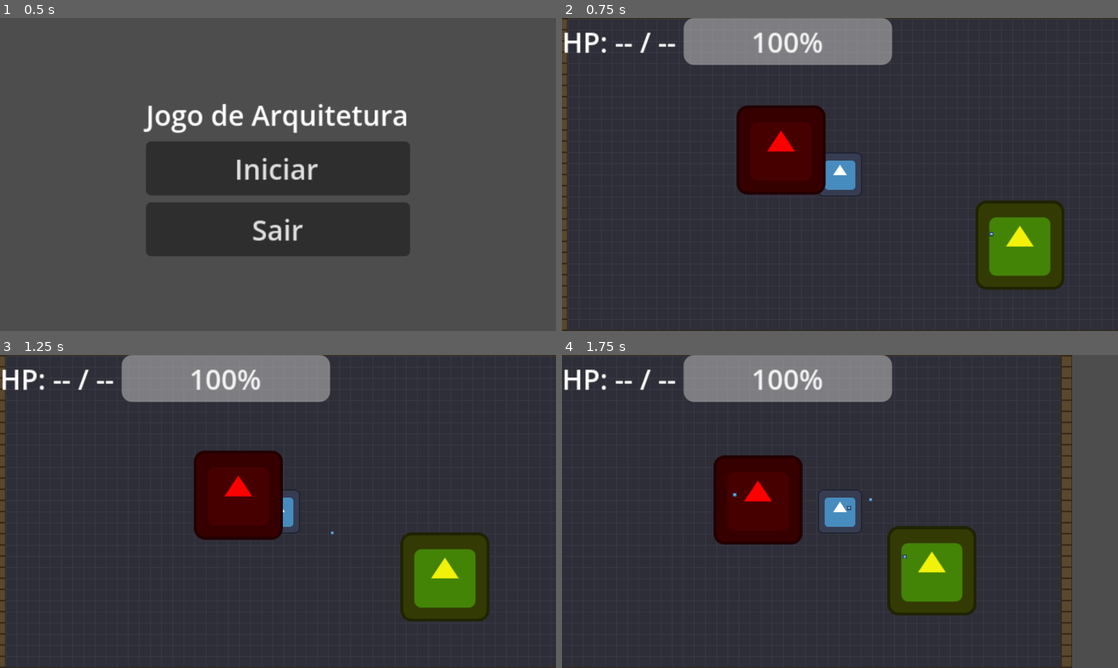
Above: before the commit, frames 1-4 (two rows, left to right).
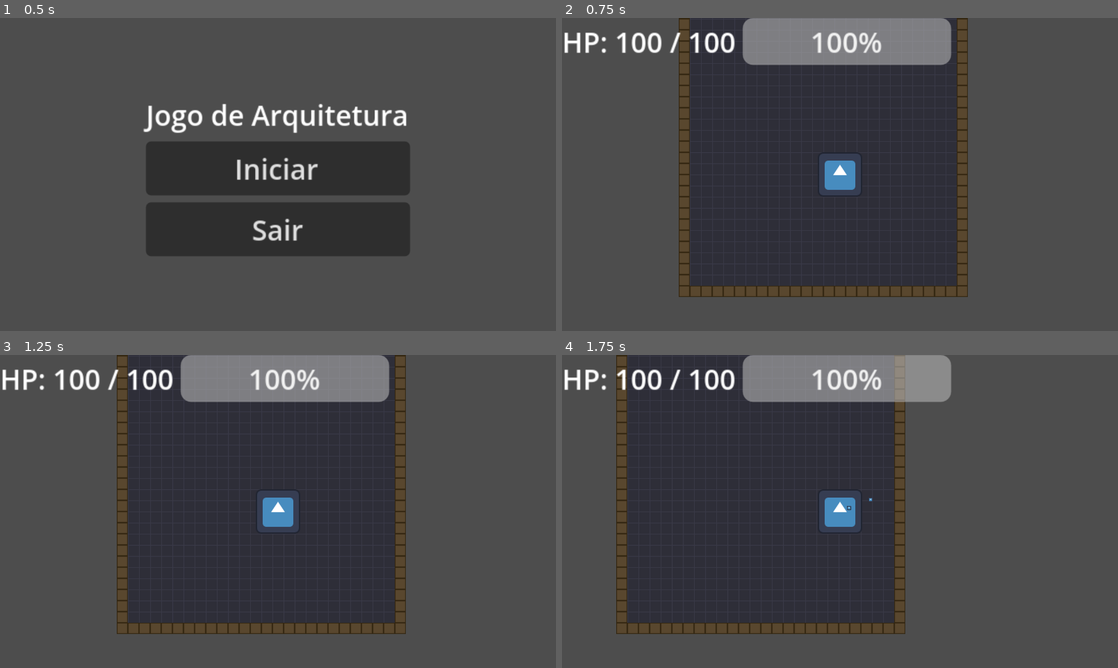
Above: after the commit, the same moments.

Repository: UnBArqDsw2026-1-Turma02/2026.1-T02_G1_MadDev_Entrega_03
Game: Godot game, scene res://scenes/ui/main_menu.tscn
Two runs of this game, one before a commit and one after it. Both use one fixed random seed, a clock stepped at 60 frames per second and the inputs below. The engine's default icon, where the game draws it, is replaced by a stand-in: a white triangle on a blue panel in a dark square.
Inputs (mouse positions are in pixels of both pictures, inside the frame that each line leads up to):
- Up to frame 1 (0.5 s): no input
- Up to frame 2 (0.75 s): click "Iniciar" at 0.5 s
- Up to frame 3 (1.25 s): no input
- Up to frame 4 (1.75 s): tap Enter at 1.25 s; move the mouse to (962, 495) at 1.27 s; press the mouse at (962, 495) at 1.28 s; hold D (move_right) from 1.28 s (still down)

Frame 1 is identical in both runs. In frame 2, 61% of the frame differs, in the area x 0-100%, y 0-100%; in frame 3, 61%; in frame 4, 53%.

Commit message:
update no core do jogo, polimento de scripts e cenas

Diff:
--- a/jogo/scenes/enemies/enemy.tscn
+++ b/jogo/scenes/enemies/enemy.tscn
@@ -4,7 +4,7 @@
 [ext_resource type="Texture2D" uid="uid://bh6qb37fqp2vc" path="res://icon.svg" id="2_8e3ao"]
 
 [sub_resource type="CircleShape2D" id="Shape_enemy"]
-radius = 61.294373
+radius = 8.0
 
 [node name="Enemy" type="CharacterBody2D" unique_id=647062463]
 collision_layer = 4
@@ -13,6 +13,7 @@
 
 [node name="Sprite2D" type="Sprite2D" parent="." unique_id=1305642612]
 modulate = Color(1, 0, 0, 1)
+scale = Vector2(0.125, 0.125)
 texture = ExtResource("2_8e3ao")
 
 [node name="CollisionShape2D" type="CollisionShape2D" parent="." unique_id=2041665084]
--- a/jogo/scenes/enemies/enemy_melee.tscn
+++ b/jogo/scenes/enemies/enemy_melee.tscn
@@ -13,6 +13,7 @@
 
 [node name="Sprite2D" type="Sprite2D" parent="." unique_id=1305642612]
 modulate = Color(1, 0, 0, 1)
+scale = Vector2(0.125, 0.125)
 texture = ExtResource("2_g4syg")
 
 [node name="CollisionShape2D" type="CollisionShape2D" parent="." unique_id=2041665084]
--- a/jogo/scenes/enemies/enemy_ranged.tscn
+++ b/jogo/scenes/enemies/enemy_ranged.tscn
@@ -4,7 +4,7 @@
 [ext_resource type="Texture2D" uid="uid://bh6qb37fqp2vc" path="res://icon.svg" id="2_y38ht"]
 
 [sub_resource type="CircleShape2D" id="Shape_enemy"]
-radius = 60.827625
+radius = 8.0
 
 [node name="Enemy" type="CharacterBody2D" unique_id=647062463]
 collision_layer = 4
@@ -16,6 +16,7 @@
 
 [node name="Sprite2D" type="Sprite2D" parent="." unique_id=1305642612]
 modulate = Color(0.9433594, 0.9433594, 0.038692474, 1)
+scale = Vector2(0.125, 0.125)
 texture = ExtResource("2_y38ht")
 
 [node name="CollisionShape2D" type="CollisionShape2D" parent="." unique_id=2041665084]
--- a/jogo/scenes/projectiles/projectile.tscn
+++ b/jogo/scenes/projectiles/projectile.tscn
@@ -8,7 +8,7 @@
 
 [node name="Projectile" type="Area2D" unique_id=1616949144]
 collision_layer = 8
-collision_mask = 6
+collision_mask = 7
 script = ExtResource("1_script")
 
 [node name="Sprite2D" type="Sprite2D" parent="." unique_id=2113159332]
--- /dev/null
+++ b/jogo/scenes/ui/game_over.tscn
@@ -0,0 +1,42 @@
+[gd_scene load_steps=3 format=3 uid="uid://bgameover00001"]
+
+[ext_resource type="Script" path="res://scripts/ui/game_over.gd" id="1_go"]
+[ext_resource type="Theme" uid="uid://bmaintheme001" path="res://art/themes/main_theme.tres" id="2_theme"]
+
+[node name="GameOver" type="Control"]
+process_mode = 3
+layout_mode = 3
+anchors_preset = 15
+anchor_right = 1.0
+anchor_bottom = 1.0
+grow_horizontal = 2
+grow_vertical = 2
+theme = ExtResource("2_theme")
+script = ExtResource("1_go")
+
+[node name="Background" type="ColorRect" parent="."]
+layout_mode = 1
+anchors_preset = 15
+anchor_right = 1.0
+anchor_bottom = 1.0
+color = Color(0, 0, 0, 0.8)
+
+[node name="Center" type="CenterContainer" parent="."]
+layout_mode = 1
+anchors_preset = 15
+anchor_right = 1.0
+anchor_bottom = 1.0
+
+[node name="VBox" type="VBoxContainer" parent="Center"]
+layout_mode = 2
+
+[node name="Title" type="Label" parent="Center/VBox"]
+layout_mode = 2
+text = "FIM"
+horizontal_alignment = 1
+
+[node name="Voltar" type="Button" parent="Center/VBox"]
+layout_mode = 2
+text = "Voltar ao Menu"
+
+[connection signal="pressed" from="Center/VBox/Voltar" to="." method="_on_voltar_pressed"]
--- a/jogo/scenes/world/door.tscn
+++ b/jogo/scenes/world/door.tscn
@@ -4,6 +4,9 @@
 
 [sub_resource type="RectangleShape2D" id="Shape_door"]
 size = Vector2(8.0, 16.0)
+
+[sub_resource type="RectangleShape2D" id="Shape_passage"]
+size = Vector2(20.0, 28.0)
 
 [node name="Door" type="StaticBody2D"]
 collision_layer = 2
@@ -14,3 +17,12 @@
 
 [node name="CollisionShape2D" type="CollisionShape2D" parent="."]
 shape = SubResource("Shape_door")
+
+[node name="PassageArea" type="Area2D" parent="."]
+collision_layer = 0
+collision_mask = 1
+
+[node name="CollisionShape2D" type="CollisionShape2D" parent="PassageArea"]
+shape = SubResource("Shape_passage")
+
+[connection signal="body_entered" from="PassageArea" to="." method="_on_passage_body_entered"]
--- /dev/null
+++ b/jogo/scenes/world/run.tscn
@@ -0,0 +1,35 @@
+[gd_scene load_steps=8 format=3 uid="uid://brun0ctrl0001"]
+
+[ext_resource type="Script" path="res://scripts/world/run.gd" id="1_run"]
+[ext_resource type="PackedScene" uid="uid://c7a3ftgvd0age" path="res://scenes/ui/hud.tscn" id="2_hud"]
+[ext_resource type="PackedScene" uid="uid://bpausemenu001" path="res://scenes/ui/pause_menu.tscn" id="3_pause"]
+[ext_resource type="Script" uid="uid://bdpmnpb2mo3c2" path="res://scripts/world/projectile_pool.gd" id="4_pool"]
+[ext_resource type="PackedScene" path="res://scenes/ui/game_over.tscn" id="5_gameover"]
+[ext_resource type="PackedScene" uid="uid://c18bbn5qtne5r" path="res://scenes/player/player.tscn" id="6_player"]
+[ext_resource type="Resource" uid="uid://uly6i7c31ll8" path="res://scripts/damage/armor_handler.tres" id="7_chain"]
+
+[node name="Run" type="Node2D"]
+script = ExtResource("1_run")
+
+[node name="RoomHost" type="Node2D" parent="."]
+
+[node name="ProjectilePool" type="Node" parent="."]
+script = ExtResource("4_pool")
+
+[node name="HUD" type="CanvasLayer" parent="."]
+
+[node name="HUDContent" parent="HUD" instance=ExtResource("2_hud")]
+
+[node name="PauseLayer" type="CanvasLayer" parent="."]
+layer = 10
+
+[node name="PauseMenu" parent="PauseLayer" instance=ExtResource("3_pause")]
+
+[node name="GameOverLayer" type="CanvasLayer" parent="."]
+layer = 20
+
+[node name="GameOver" parent="GameOverLayer" instance=ExtResource("5_gameover")]
+
+[node name="Player" parent="." node_paths=PackedStringArray("projectile_pool") instance=ExtResource("6_player")]
+projectile_pool = NodePath("../ProjectilePool")
+damage_chain = ExtResource("7_chain")
--- a/jogo/scripts/autoloads/game_facade.gd
+++ b/jogo/scripts/autoloads/game_facade.gd
@@ -38,9 +38,9 @@
 
 
 ## Finaliza a run atual
-## @param victory: true se venceu, false se perdeu
-func end_run(victory: bool) -> void:
-	GameManager.end_run(victory)
+## @param is_victory: true se venceu, false se perdeu
+func end_run(is_victory: bool) -> void:
+	GameManager.end_run(is_victory)
 
 
 ## Pausa ou despausa o jogo
--- a/jogo/scripts/autoloads/signal_bus.gd
+++ b/jogo/scripts/autoloads/signal_bus.gd
@@ -23,6 +23,7 @@
 signal room_entered(room_id: int)
 signal room_cleared()
 signal door_lock_changed(door_id: String, locked: bool)
+signal door_entered(door_id: String)
 
 # ---------------------------------------------------------------------------
 # Itens / Inventário
--- a/jogo/scripts/player/player.gd
+++ b/jogo/scripts/player/player.gd
@@ -20,6 +20,7 @@
 @export var resistance: float = 0.0
 
 var current_health: int = max_health
+var _is_dead: bool = false
 
 # ---------------------------------------------------------------------------
 # Object Pool — pool de projéteis do player
@@ -149,7 +150,10 @@
 
 
 func _die() -> void:
-	SignalBus.player_died.emit()
+	if _is_dead:
+		return
+	_is_dead = true
+	GameFacade.kill_player()
 
 
 # ---------------------------------------------------------------------------
--- a/jogo/scripts/projectiles/projectile_base.gd
+++ b/jogo/scripts/projectiles/projectile_base.gd
@@ -70,15 +70,21 @@
 # Colisão — conecte body_entered ou area_entered via inspetor
 # ---------------------------------------------------------------------------
 func apply_damage_to(target: Node) -> void:
+	# Sem atirador válido (ex: projétil perdido) → apenas some, sem dano.
+	if _shooter == null or not is_instance_valid(_shooter):
+		call_deferred("disable")
+		return
 	if target == _shooter:
 		return
-	var shooter_is_enemy: bool = _shooter != null and _shooter.is_in_group("enemy")
-	if shooter_is_enemy and not target.is_in_group("player"):
+	var shooter_is_enemy: bool = _shooter.is_in_group("enemy")
+	# Fogo amigo: passa direto pelo mesmo time, sem dano e sem sumir.
+	if shooter_is_enemy and target.is_in_group("enemy"):
 		return
-	if not shooter_is_enemy and not target.is_in_group("enemy"):
+	if not shooter_is_enemy and target.is_in_group("player"):
 		return
+	# Alvo válido (inimigo/player) ou parede → aplica dano se houver e some.
 	if target.has_method("take_damage"):
 		target.take_damage(damage)
-	# Não chamar disable() diretamente aqui: sinais de colisão rodam durante o
-	# passo físico e o engine trava modificações em monitoring/process_mode.
+	# disable adiado: sinais de colisão rodam no passo físico, que trava mudanças
+	# de monitoring/process_mode.
 	call_deferred("disable")
--- /dev/null
+++ b/jogo/scripts/ui/game_over.gd
@@ -0,0 +1,22 @@
+## Tela de fim de jogo (Game Over / Vitória).
+## Observer — escuta SignalBus.run_ended (Mediator) e exibe o resultado.
+## O botão "Voltar ao Menu" é conectado via inspetor (sinal pressed).
+extends Control
+
+@onready var _title: Label = $Center/VBox/Title
+
+
+func _ready() -> void:
+	hide()
+	SignalBus.run_ended.connect(_on_run_ended)
+
+
+func _on_run_ended(victory: bool) -> void:
+	_title.text = "VITÓRIA!" if victory else "VOCÊ MORREU"
+	show()
+	get_tree().paused = true
+
+
+func _on_voltar_pressed() -> void:
+	get_tree().paused = false
+	get_tree().change_scene_to_file("res://scenes/ui/main_menu.tscn")
--- a/jogo/scripts/ui/main_menu.gd
+++ b/jogo/scripts/ui/main_menu.gd
@@ -2,7 +2,7 @@
 
 func _on_start_pressed() -> void:
 	GameFacade.start_run()
-	get_tree().change_scene_to_file("res://scenes/world/test_room.tscn")
+	get_tree().change_scene_to_file("res://scenes/world/run.tscn")
 
 func _on_quit_pressed() -> void:
 	GameFacade.end_run(false)
--- a/jogo/scripts/world/door.gd
+++ b/jogo/scripts/world/door.gd
@@ -8,15 +8,23 @@
 
 var is_locked: bool = false
 
+const _ARM_DELAY: float = 0.3
+var _armed: bool = false
+
 @onready var collision: CollisionShape2D = $CollisionShape2D
 @onready var sprite: Sprite2D = $Sprite2D
 
 
 func _ready() -> void:
+	add_to_group("doors")
 	if starts_locked:
 		lock()
 	else:
 		unlock()
+	# Arma a passagem só após um instante: ignora o body_entered causado pelo
+	# reposicionamento do player ao carregar a sala (transição falsa por spawn).
+	await get_tree().create_timer(_ARM_DELAY).timeout
+	_armed = true
 
 
 # ---------------------------------------------------------------------------
@@ -24,13 +32,15 @@
 # ---------------------------------------------------------------------------
 func lock() -> void:
 	is_locked = true
-	collision.disabled = false
+	# set_deferred: lock/unlock pode ser chamado durante o passo de física
+	# (ex: validator destrava ao matar o último inimigo numa colisão).
+	collision.set_deferred("disabled", false)
 	SignalBus.door_lock_changed.emit(door_id, true)
 
 
 func unlock() -> void:
 	is_locked = false
-	collision.disabled = true
+	collision.set_deferred("disabled", true)
 	SignalBus.door_lock_changed.emit(door_id, false)
 
 
@@ -47,3 +57,15 @@
 func accept(visitor: Object) -> void:
 	if visitor.has_method("visit_door"):
 		visitor.visit_door(self)
+
+
+# ---------------------------------------------------------------------------
+# Passagem — a PassageArea (nó da cena door.tscn) chama este método via conexão
+# do inspetor quando um corpo entra. Porta destrancada + player → publica
+# door_entered no SignalBus (Mediator).
+# ---------------------------------------------------------------------------
+func _on_passage_body_entered(body: Node) -> void:
+	if is_locked or not _armed:
+		return
+	if body.is_in_group("player"):
+		SignalBus.door_entered.emit(door_id)
--- a/jogo/scripts/world/room_builder.gd
+++ b/jogo/scripts/world/room_builder.gd
@@ -4,6 +4,15 @@
 extends RoomBuilderBase
 
 const _ITEM_SCENE: String = "res://scenes/consumables/consumable.tscn"
+
+# Tileset room.tres: source 0 = piso (sem colisão), source 1 = parede (colisão, layer 2).
+const _FLOOR_SOURCE: int = 0
+const _WALL_SOURCE: int = 1
+const _TILE_ATLAS: Vector2i = Vector2i(0, 0)
+# Limites da sala em tiles — folgados o bastante para conter todas as receitas
+# do Director (portas e player_start ficam no piso; paredes só na borda externa).
+const _ROOM_MIN: Vector2i = Vector2i(-5, -9)
+const _ROOM_MAX: Vector2i = Vector2i(20, 17)
 
 var _room_name: String = "Sala"
 var _enemy_list: Array[Dictionary] = []
@@ -62,42 +71,34 @@
 func build() -> Node2D:
 	var room := Node2D.new()
 	room.name = _room_name
+	# A sala guarda só o ponto de entrada; o player é persistente e pertence ao
+	# controlador de Run (decisão A2), que o reposiciona aqui a cada carga.
+	room.set_meta("player_start", _player_start_position)
 
 	# 1. Chão / paredes
 	room.add_child(_create_tilemap())
 
-	# 2. Jogador
-	room.add_child(_create_player())
-
-	# 3. Portas com IDs únicos
+	# 2. Portas com IDs únicos (trancadas se a sala tiver inimigos a derrotar)
+	var has_enemies: bool = not _enemy_list.is_empty()
 	var door_ids: Array[String] = []
 	for i in range(_door_positions.size()):
 		var door_id := "door_%d" % i
-		room.add_child(_create_door(_door_positions[i], door_id))
+		room.add_child(_create_door(_door_positions[i], door_id, has_enemies))
 		door_ids.append(door_id)
 
-	# 4. Validator ciente das portas desta sala
+	# 3. Validator ciente das portas desta sala
 	room.add_child(_create_room_validator(door_ids))
 
-	# 5. Inimigos — notificação de spawn adiada para após _ready() do validator
-	for enemy_data in _enemy_list:
-		var enemy := _create_enemy(enemy_data["type"])
-		if enemy:
-			enemy.position = enemy_data["pos"]
-			enemy.add_to_group("enemies")
-			room.add_child(enemy)
-			SignalBus.enemy_spawned.emit.call_deferred(enemy)
+	# 4. Inimigos: guardados em meta; o controlador de Run os spawna APÓS posicionar
+	# o player na sala (evita nascer cercado). As portas já trancam pela lista existir.
+	room.set_meta("enemies", _enemy_list.duplicate())
 
-	# 6. Itens consumíveis
+	# 5. Itens consumíveis
 	for item_data in _item_list:
 		var item := _create_item(item_data["type"])
 		if item:
 			item.position = item_data["pos"]
 			room.add_child(item)
-
-	# 7. HUD e pausa
-	room.add_child(_create_hud())
-	room.add_child(_create_pause_layer())
 
 	return room
 
@@ -111,15 +112,20 @@
 	var tileset = load(_tilemap_source)
 	if tileset:
 		tilemap.tile_set = tileset
+		_paint_room(tilemap)
 	return tilemap
 
 
-func _create_player() -> CharacterBody2D:
-	var scene := load("res://scenes/player/player.tscn") as PackedScene
-	var player: CharacterBody2D = scene.instantiate()
-	player.name = "Player"
-	player.position = _player_start_position
-	return player
+## Pinta um piso retangular com uma borda de paredes (estas têm colisão via tileset).
+func _paint_room(tilemap: TileMapLayer) -> void:
+	for tx in range(_ROOM_MIN.x, _ROOM_MAX.x + 1):
+		for ty in range(_ROOM_MIN.y, _ROOM_MAX.y + 1):
+			var is_border: bool = (
+				tx == _ROOM_MIN.x or tx == _ROOM_MAX.x
+				or ty == _ROOM_MIN.y or ty == _ROOM_MAX.y
+			)
+			var source: int = _WALL_SOURCE if is_border else _FLOOR_SOURCE
+			tilemap.set_cell(Vector2i(tx, ty), source, _TILE_ATLAS)
 
 
 func _create_room_validator(door_ids: Array[String]) -> Node:
@@ -130,17 +136,14 @@
 	return validator
 
 
-func _create_door(position: Vector2, door_id: String) -> StaticBody2D:
+func _create_door(position: Vector2, door_id: String, locked: bool) -> StaticBody2D:
 	var scene := load("res://scenes/world/door.tscn") as PackedScene
 	var door: StaticBody2D = scene.instantiate()
 	door.position = position
 	door.name = "Door_" + door_id
 	door.set("door_id", door_id)
+	door.set("starts_locked", locked)
 	return door
-
-
-func _create_enemy(type: StringName) -> CharacterBody2D:
-	return EnemyFactory.create(type)
 
 
 func _create_item(type: StringName) -> Node:
@@ -150,22 +153,3 @@
 	var item := scene.instantiate()
 	item.set("consumable_name", str(type))
 	return item
-
-
-func _create_hud() -> CanvasLayer:
-	var hud_layer := CanvasLayer.new()
-	hud_layer.name = "HUD"
-	var hud := (load("res://scenes/ui/hud.tscn") as PackedScene).instantiate()
-	hud.name = "HUDContent"
-	hud_layer.add_child(hud)
-	return hud_layer
-
-
-func _create_pause_layer() -> CanvasLayer:
-	var pause_layer := CanvasLayer.new()
-	pause_layer.name = "PauseLayer"
-	pause_layer.layer = 10
-	var pause_menu := (load("res://scenes/ui/pause_menu.tscn") as PackedScene).instantiate()
-	pause_menu.name = "PauseMenu"
-	pause_layer.add_child(pause_menu)
-	return pause_layer
--- a/jogo/scripts/world/room_director.gd
+++ b/jogo/scripts/world/room_director.gd
@@ -15,21 +15,21 @@
 func build_combat_room(difficulty: int = 1) -> Node2D:
 	_builder.set_room_name("Sala de Combate")
 	_builder.set_player_start(Vector2(152, 112))
-	_builder.set_exits([Vector2(-44, -106)])
+	_builder.set_exits([Vector2(-44, -106), Vector2(300, -106)])
 
 	match difficulty:
 		1:
-			_builder.add_enemy(&"basic", Vector2(100, 100))
-			_builder.add_enemy(&"basic", Vector2(200, 100))
+			_builder.add_enemy(&"melee", Vector2(100, 100))
+			_builder.add_enemy(&"melee", Vector2(200, 100))
 		2:
-			_builder.add_enemy(&"basic", Vector2(80, 100))
+			_builder.add_enemy(&"melee", Vector2(80, 100))
 			_builder.add_enemy(&"ranged", Vector2(220, 100))
-			_builder.add_enemy(&"basic", Vector2(150, 200))
+			_builder.add_enemy(&"melee", Vector2(150, 200))
 		3:
 			_builder.add_enemy(&"ranged", Vector2(80, 80))
-			_builder.add_enemy(&"basic", Vector2(200, 80))
+			_builder.add_enemy(&"melee", Vector2(200, 80))
 			_builder.add_enemy(&"ranged", Vector2(140, 180))
-			_builder.add_enemy(&"basic", Vector2(80, 200))
+			_builder.add_enemy(&"melee", Vector2(80, 200))
 
 	if difficulty >= 2:
 		_builder.add_item(&"health", Vector2(300, 150))
@@ -53,9 +53,9 @@
 	_builder.set_exits([Vector2(152, -100)])
 	_builder.add_enemy(&"ranged", Vector2(100, 80))
 	_builder.add_enemy(&"ranged", Vector2(200, 80))
-	_builder.add_enemy(&"basic", Vector2(150, 50))
+	_builder.add_enemy(&"melee", Vector2(150, 50))
 	for i in range(3):
-		_builder.add_enemy(&"basic", Vector2(60 + i * 50, 150))
+		_builder.add_enemy(&"melee", Vector2(60 + i * 50, 150))
 	return _builder.build()
 
 
--- /dev/null
+++ b/jogo/scripts/world/run.gd
@@ -0,0 +1,110 @@
+## Controlador da Run — orquestra o loop sobre nós já montados na cena run.tscn.
+## Player, HUD, pausa, pool e tela de fim são FILHOS da cena (não criados em código);
+## a sala é só ambiente, recarregada a cada transição. Comunicação via SignalBus.
+extends Node2D
+
+const _TOTAL_ROOMS := 12
+const _BOSS_INDEX := 11  # Sala 12 (índice 11)
+const _ENEMY_SPAWN_DELAY := 0.8  # atraso (s) para o player se situar antes dos inimigos
+
+@onready var _room_host: Node2D = $RoomHost
+@onready var _player: CharacterBody2D = $Player
+
+var _current_index: int = 0
+var _transitioning: bool = false
+var _ended: bool = false
+
+
+func _ready() -> void:
+	SignalBus.door_entered.connect(_on_door_entered)
+	SignalBus.room_cleared.connect(_on_room_cleared)
+	SignalBus.run_ended.connect(_on_run_ended)
+	_load_room(0)
+
+
+# ---------------------------------------------------------------------------
+# Carga de salas (a sala é gerada pelo Builder/Director; o player é reposicionado)
+# ---------------------------------------------------------------------------
+func _load_room(index: int) -> void:
+	for child in _room_host.get_children():
+		child.queue_free()
+
+	var director := RoomDirector.new()
+	director.set_builder(RoomBuilder.new())
+	var room := _build_for_index(index, director)
+
+	# Reposiciona o player ANTES de a sala entrar na árvore — assim as PassageAreas
+	# das portas começam a monitorar com o player já no ponto de entrada (longe das
+	# portas), evitando uma transição falsa por sobreposição no spawn.
+	if room.has_meta("player_start"):
+		_player.global_position = room.get_meta("player_start")
+	_room_host.add_child(room)
+
+	_current_index = index
+	GameManager.current_room_index = index
+	SignalBus.room_entered.emit(index)
+	_transitioning = false
+
+	_spawn_enemies_delayed(room)
+
+
+## Spawna os inimigos da sala (guardados em meta pelo Builder) só depois do player
+## já estar posicionado, com um pequeno atraso — assim ele não nasce cercado.
+## Usa EnemyFactory (Factory Method), a fonte única de criação de inimigos.
+func _spawn_enemies_delayed(room: Node2D) -> void:
+	if not room.has_meta("enemies"):
+		return
+	var enemies: Array = room.get_meta("enemies")
+	if enemies.is_empty():
+		return
+
+	await get_tree().create_timer(_ENEMY_SPAWN_DELAY).timeout
+	# A sala pode ter sido descarregada nesse meio-tempo.
+	if not is_instance_valid(room) or not room.is_inside_tree():
+		return
+
+	for data in enemies:
+		var enemy := EnemyFactory.create(data["type"])
+		if enemy == null:
+			continue
+		enemy.position = data["pos"]
+		enemy.add_to_group("enemies")
+		room.add_child(enemy)
+		SignalBus.enemy_spawned.emit(enemy)
+
+
+## Mapeia o índice (0..11) para a receita do Director.
+## 0 = vazia (Sala 1); 1-9 = combate (Salas 2-10); 10 = pré-boss; 11 = chefe.
+func _build_for_index(index: int, director: RoomDirector) -> Node2D:
+	if index <= 0:
+		return director.build_empty_room()
+	if index == _BOSS_INDEX:
+		return director.build_boss_room()
+	if index == _BOSS_INDEX - 1:
+		return director.build_combat_room(1)
+	return director.build_combat_room((index - 1) % 3 + 1)
+
+
+# ---------------------------------------------------------------------------
+# Eventos (via SignalBus)
+# ---------------------------------------------------------------------------
+func _on_door_entered(_door_id: String) -> void:
+	if _transitioning or _ended:
+		return
+	if _current_index >= _TOTAL_ROOMS - 1:
+		return  # já na última sala; a vitória vem de limpar o chefe
+	_transitioning = true
+	# door_entered chega no passo de física; trocar a sala mexe em colisão/monitoring,
+	# o que é proibido durante o flush de queries. Adia para depois do passo.
+	_load_room.call_deferred(_current_index + 1)
+
+
+func _on_room_cleared() -> void:
+	# Limpar a sala do chefe encerra a run em vitória.
+	if _current_index == _BOSS_INDEX and not _ended:
+		GameFacade.victory()
+
+
+func _on_run_ended(_victory: bool) -> void:
+	# A tela de fim (game_over.tscn) cuida de exibir/pausar; aqui só travamos o loop.
+	_ended = true
Not shown: 1 places in jogo/scenes/autoloads/audio_manager.tscn that only renumber resources
Not shown, added: jogo/scripts/world/run.gd.uid
